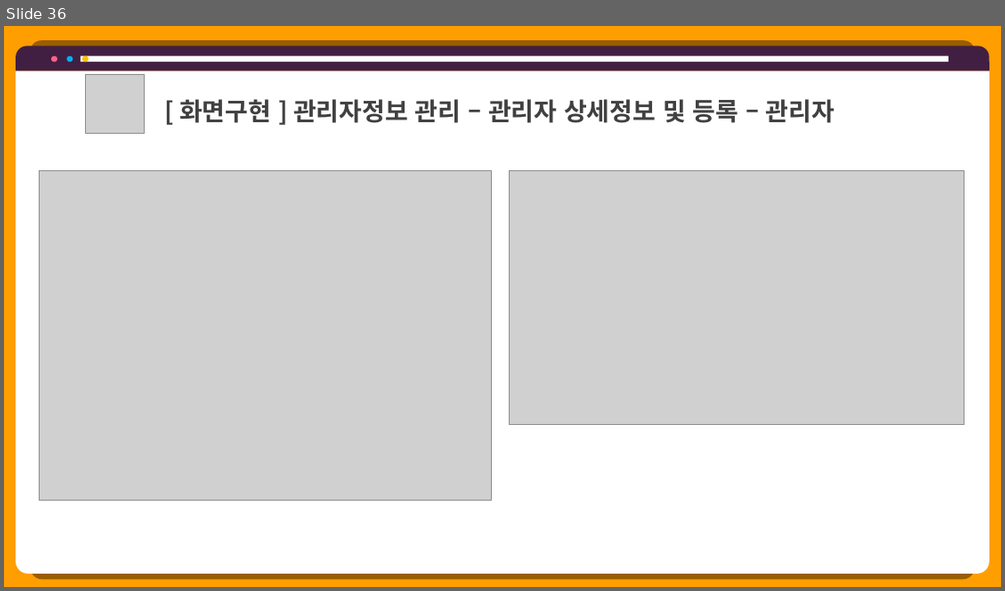
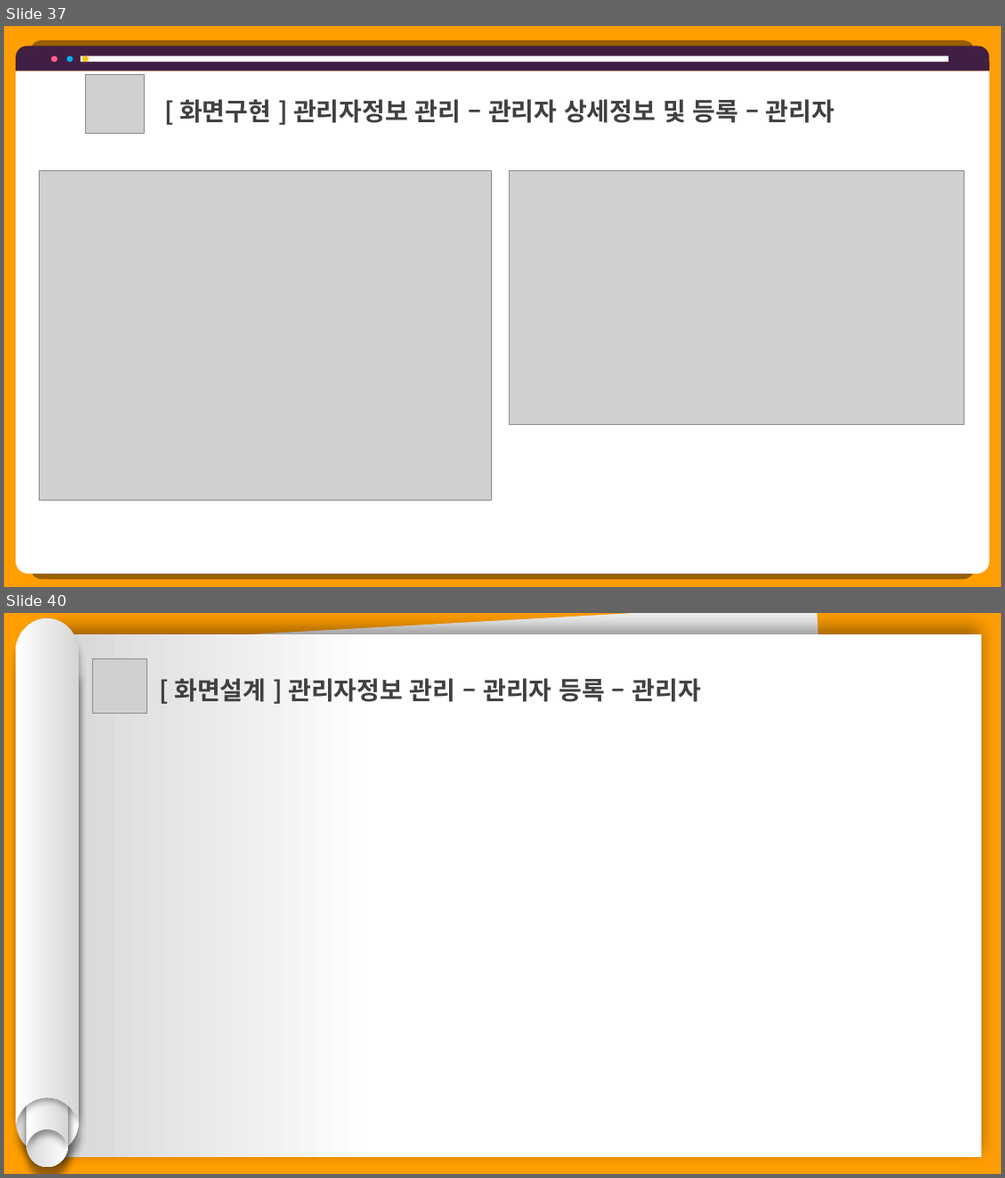
Before and after one commit to hhsw07/ezen-academy-projects, a slide deck: 0 발표용 파워포인트/project06 - 파워포인트 종합 - 송우.pptx. Shown one above the other, each under a label of ours: slide 36 before the commit, slides 37 and 40 after it; the slides between them are not shown. The pictures are 1005x591 and 1005x1178 pixels, drawn with LibreOffice and Linux fonts; fonts in the diff are those of the drawing; grey boxes stand for pictures. Boxes give left, top, right and bottom in pixels: in the first picture for what was removed or moved away, otherwise in the second. Text is boxed around its words. In the diff, an @@ line names an element or a change of style, - is before the commit and + after.

```diff
--- a/0 발표용 파워포인트/project06 - 파워포인트 종합 - 송우.pptx
+++ b/0 발표용 파워포인트/project06 - 파워포인트 종합 - 송우.pptx
@@ slide 40 added at bbox=[4, 613, 1001, 1174], background #FF9E00 @@
@@ group added at bbox=[16, 619, 79, 1167]: 4 freeform shapes @@
@@ rectangle added at bbox=[48, 634, 982, 1158], fill gradient #FFFFFF to #D7D7D7 @@
@@ rectangle added at bbox=[58, 613, 845, 1152], fill #F2F2F2 @@
@@ picture added at bbox=[92, 658, 146, 714] @@
@@ text added at bbox=[174, 678, 701, 702], 24 pt, text #404040, bold @@
+[ 화면설계 ] 관리자정보 관리 – 관리자 등록 – 관리자
@@ what was slide 36 is now slide 37 @@
```
Also in this commit, not shown: 3 other slides added, 1 other file.
